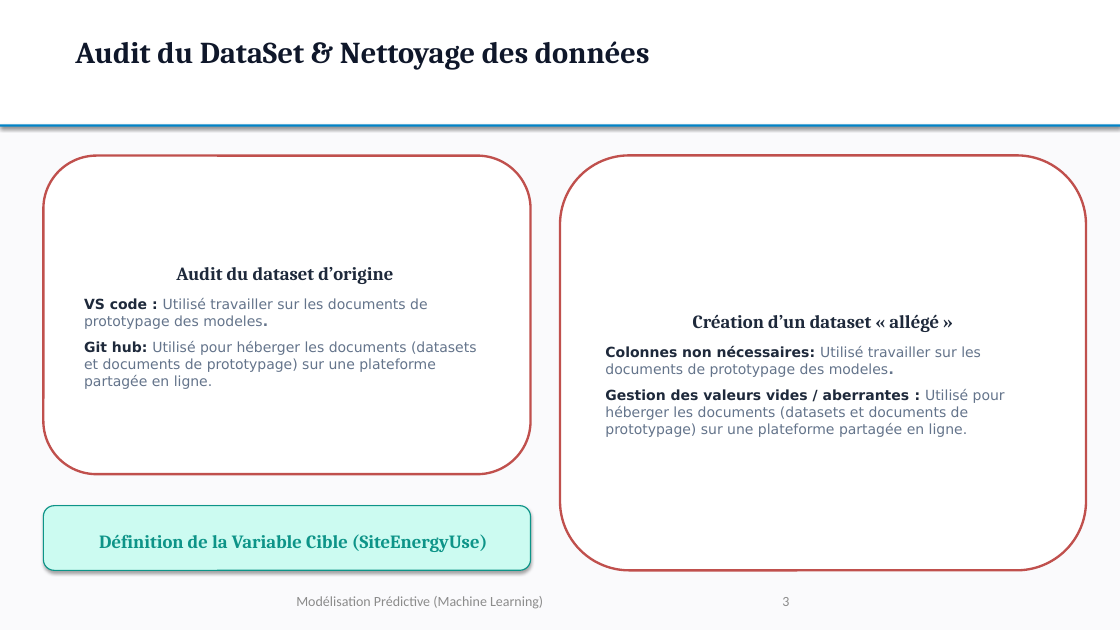
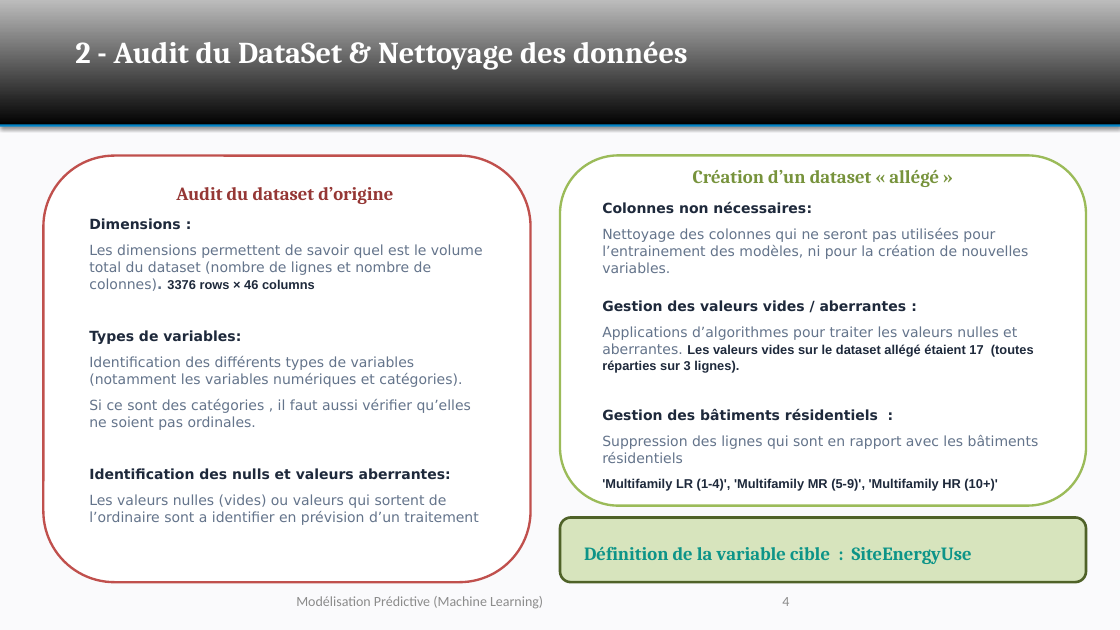
Before and after one commit to DavidRichomme/OC_P3_Anticipez_les_besoins_en_consommation_de_batiments, a slide deck: slide 4 of OC_P3_Support_Presentation.pptx (slide 3 before the commit). Drawn at 1120x630 pixels with LibreOffice and Linux fonts; fonts in the diff are those of the drawing; background and template pictures are left out. Boxes give left, top, right and bottom in pixels: in the first picture for what was removed or moved away, otherwise in the second. Text is boxed around its words. In the diff, an @@ line names an element or a change of style, - is before the commit and + after.

```diff
--- a/OC_P3_Support_Presentation.pptx
+++ b/OC_P3_Support_Presentation.pptx
@@ rectangle at <box>0,0,1120,126</box>: fill #FFFFFF to gradient #000000 to #BDBDBD @@
@@ text at <box>75,41,688,70</box>: text changed; text colour #0F172A to #FFFFFF @@
-Audit du DataSet & Nettoyage des données
+2 - Audit du DataSet & Nettoyage des données
@@ rounded rectangle "Audit du dataset d’origine": place and size @@
-rounded rectangle "Audit du dataset d’origine" at <box>44,155,531,474</box>
+rounded rectangle "Audit du dataset d’origine" at <box>44,155,531,582</box>
@@ rounded rectangle "Création d’un dataset « allégé ...": place and size @@
-rounded rectangle "Création d’un dataset « allégé ..." at <box>560,155,1086,571</box>
+rounded rectangle "Création d’un dataset « allégé ..." at <box>560,155,1086,506</box>
@@ rounded rectangle "Création d’un dataset « allégé ..." at <box>560,155,1086,506</box>: outline #C0504D 2 pt to #9BBB59 2 pt @@
@@ text in rounded rectangle at <box>693,170,939,187</box>: text colour #1E293B to #77933C in "Création d’un dataset « allégé »" @@
@@ text in rounded rectangle at <box>176,187,393,204</box>: text colour #1E293B to #953735 in "Audit du dataset d’origine" @@
@@ text in rounded rectangle at <box>602,201,1039,491</box>: text changed @@
-Colonnes non nécessaires: Utilisé travailler sur les documents de prototypage des modeles.
-Gestion des valeurs vides / aberrantes : Utilisé pour héberger les documents (datasets et documents de prototypage) sur une plateforme partagée en ligne.
+Colonnes non nécessaires:
+Nettoyage des colonnes qui ne seront pas utilisées pour l’entrainement des modèles, ni pour la création de nouvelles variables.
+Gestion des valeurs vides / aberrantes :
+Applications d’algorithmes pour traiter les valeurs nulles et aberrantes. Les valeurs vides sur le dataset allégé étaient 17 (toutes réparties sur 3 lignes).
+Gestion des bâtiments résidentiels :
+Suppression des lignes qui sont en rapport avec les bâtiments résidentiels
+'Multifamily LR (1-4)', 'Multifamily MR (5-9)', 'Multifamily HR (10+)'
@@ text in rounded rectangle at <box>89,218,483,525</box>: text changed @@
-VS code : Utilisé travailler sur les documents de prototypage des modeles.
-Git hub: Utilisé pour héberger les documents (datasets et documents de prototypage) sur une plateforme partagée en ligne.
+Dimensions :
+Les dimensions permettent de savoir quel est le volume total du dataset (nombre de lignes et nombre de colonnes). 3376 rows × 46 columns
+Types de variables:
+Identification des différents types de variables (notamment les variables numériques et catégories).
+Si ce sont des catégories , il faut aussi vérifier qu’elles ne soient pas ordinales.
+Identification des nulls et valeurs aberrantes:
+Les valeurs nulles (vides) ou valeurs qui sortent de l’ordinaire sont a identifier en prévision d’un traitement
@@ rounded rectangle "Définition de la variable cible ...": place and size @@
-rounded rectangle "Définition de la variable cible ..." at <box>44,506,531,571</box>
+rounded rectangle "Définition de la variable cible ..." at <box>560,518,1086,582</box>
@@ rounded rectangle "Définition de la variable cible ..." at <box>560,518,1086,582</box>: fill #CCFBF1 to #D7E4BD; outline #0D9488 1 pt to #4F6228 2.25 pt; shadow off @@
@@ text in rounded rectangle at <box>584,547,972,564</box>: text changed @@
-Définition de la Variable Cible (SiteEnergyUse)
+Définition de la variable cible : SiteEnergyUse
@@ page number at <box>782,597,789,606</box>: text changed @@
-3
+4
```
Also in this commit, not shown: 9 other slides changed, 1 slide added, 6 other files.
